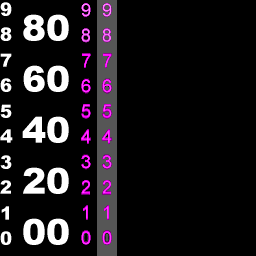
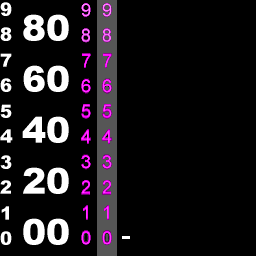
The second 256x256 image is a revision of the first. Changes to its layers:
painted on "Background" over [122, 236, 130, 239]
